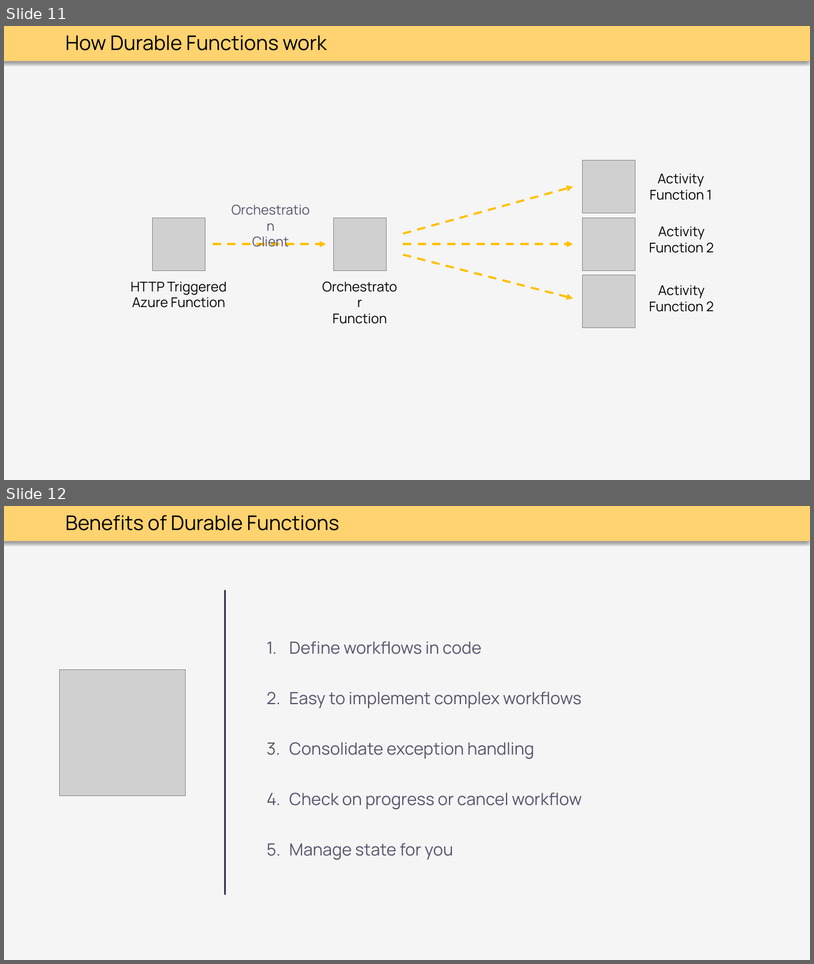
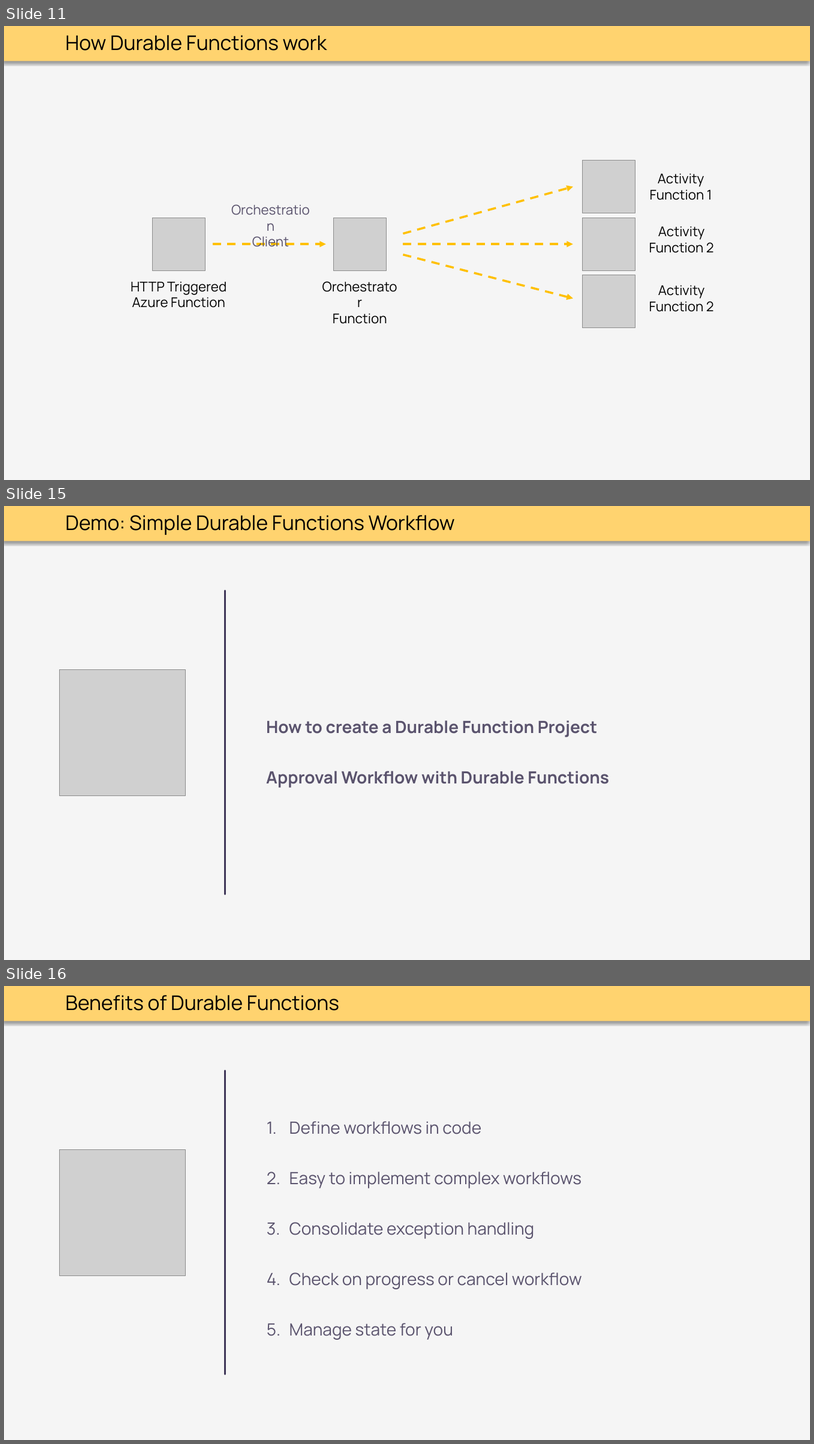
Before and after one commit to thoemmi/DurableFunctionsMeetupRosenheim, a slide deck: slides/Durable_Functions.pptx. Shown one above the other, each under a label of ours: slides 11 and 12 before the commit, slides 11, 15 and 16 after it; the slides between them are not shown. The pictures are 814x964 and 814x1444 pixels, drawn with LibreOffice and Linux fonts; fonts in the diff are those of the drawing; grey boxes stand for pictures. Boxes give left, top, right and bottom in pixels: in the first picture for what was removed or moved away, otherwise in the second. Text is boxed around its words. In the diff, an @@ line names an element or a change of style, - is before the commit and + after.

```diff
--- a/slides/Durable_Functions.pptx
+++ b/slides/Durable_Functions.pptx
@@ slide 15 added at <box>4,506,810,960</box>, background #F5F5F5; not listed: 1 template element that a slide beside it also shows @@
@@ text added at <box>65,515,455,535</box>, 24 pt, text #000000 @@
+Demo: Simple Durable Functions Workflow
@@ line added from (225, 591) to (225, 894), #3F3658 2 pt @@
@@ picture added at <box>60,670,185,796</box> @@
@@ text added at <box>266,720,609,787</box>, 20 pt, text #5A536D, bold @@
+How to create a Durable Function Project
+Approval Workflow with Durable Functions
@@ what was slide 12 is now slide 16 @@
```
Also in this commit, not shown: 1 slide changed, 3 other slides added.
